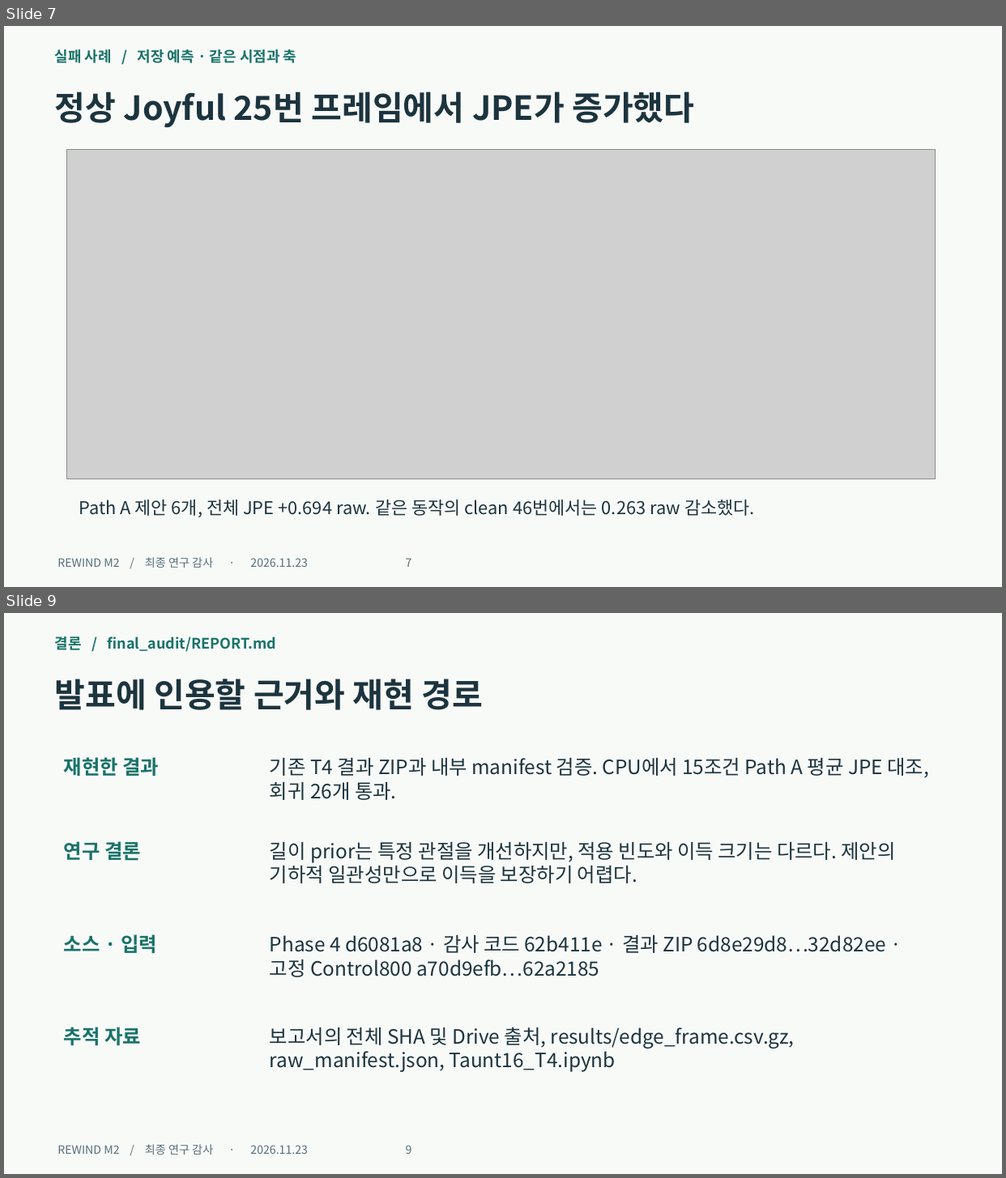
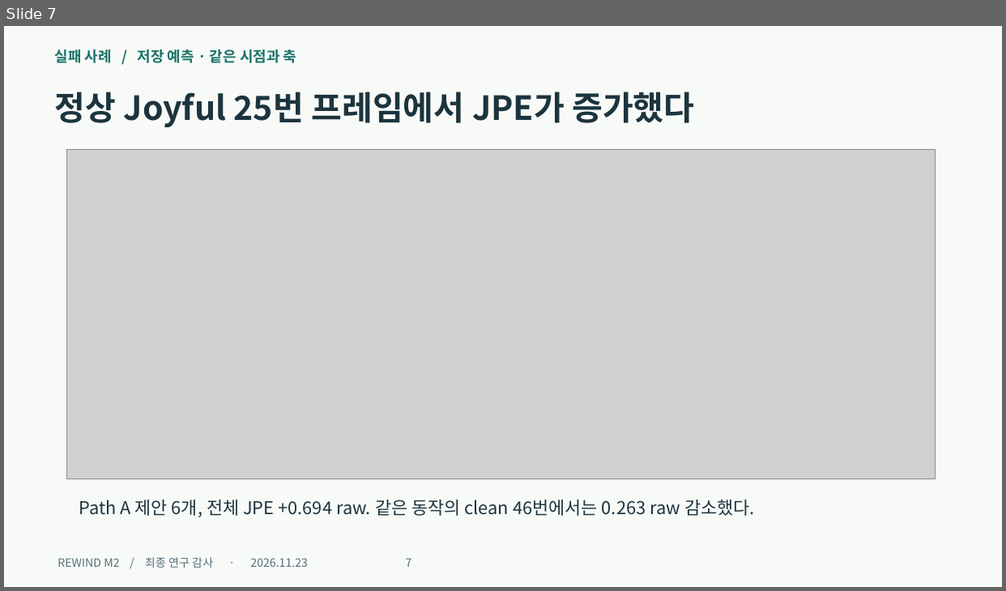
Before and after one commit to darkkyoung/REWIND-like-prototype, a slide deck: experiments/final_m2/final_audit/REWIND_M2_Final.pptx. Shown one above the other, each under a label of ours: slides 7 and 9 before the commit, slide 7 after it; the slides between them are not shown. The pictures are 1006x1178 and 1006x591 pixels, drawn with LibreOffice and Linux fonts; fonts in the diff are those of the drawing; grey boxes stand for pictures. Boxes give left, top, right and bottom in pixels: in the first picture for what was removed or moved away, otherwise in the second. Text is boxed around its words. In the diff, an @@ line names an element or a change of style, - is before the commit and + after.

Commit message:
docs: [최종 발표] Taunt16 T4 실측과 사전 판정 통합
- 동결 예측의 전역·상대 오차와 실제 보정 프레임 수 재계산
- 동일 축 사례와 기존 검증 대비 변화량을 발표 및 보고서에 반영
- 슬라이드별 발표 원고와 예상 질의 및 실측 검증 기록 추가

```diff
--- a/experiments/final_m2/final_audit/REWIND_M2_Final.pptx
+++ b/experiments/final_m2/final_audit/REWIND_M2_Final.pptx
@@ slide 9 removed at [4, 613, 1002, 1174], background #F8FAF8 @@
@@ text removed at [55, 636, 276, 652] @@
-결론 / final_audit/REPORT.md
@@ text removed at [55, 679, 484, 710] @@
-발표에 인용할 근거와 재현 경로
@@ text removed at [64, 757, 159, 776] @@
-재현한 결과
@@ text removed at [270, 758, 929, 800] @@
-기존 T4 결과 ZIP과 내부 manifest 검증. CPU에서 15조건 Path A 평균 JPE 대조, 회귀 26개 통과.
@@ text removed at [64, 841, 141, 861] @@
-연구 결론
@@ text removed at [270, 842, 896, 884] @@
-길이 prior는 특정 관절을 개선하지만, 적용 빈도와 이득 크기는 다르다. 제안의 기하적 일관성만으로 이득을 보장하기 어렵다.
@@ text removed at [64, 935, 157, 953] @@
-소스 · 입력
@@ text removed at [270, 935, 886, 977] @@
-Phase 4 d6081a8 · 감사 코드 62b411e · 결과 ZIP 6d8e29d8…32d82ee · 고정 Control800 a70d9efb…62a2185
@@ text removed at [64, 1027, 141, 1046] @@
-추적 자료
@@ text removed at [270, 1027, 795, 1072] @@
-보고서의 전체 SHA 및 Drive 출처, results/edge_frame.csv.gz, raw_manifest.json, Taunt16_T4.ipynb
@@ text removed at [57, 1144, 412, 1155] @@
-REWIND M2 / 최종 연구 감사 · 2026.11.23 9
```
Also in this commit, not shown: 1 slide changed, 3 slides added, 1 other slide removed, 11 other files.
